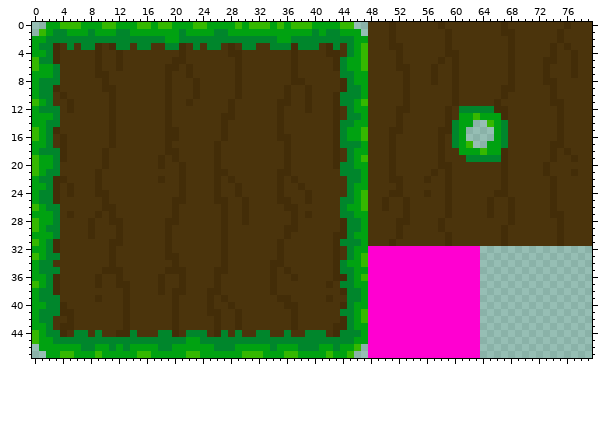
A sprite sheet gets an edit: FGJ23/Content/Files/eka_maa.png. Above is the file before it was changed.
The file is 80x48 pixels.
After:
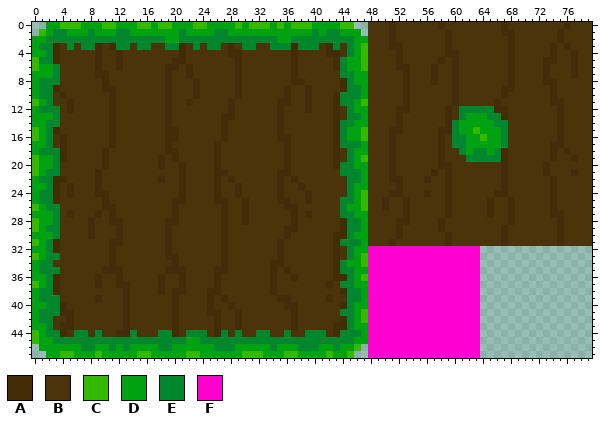
Palette (. is transparent): A #432d08  B #4b340c  C #35b800  D #00a211  E #00862c  F #ff00d1
Diff:
@@ x 59..68 @@
 12 ABEEEEEAAB
-13 ABDDCDDDAB
-14 AEDD..CDEB
-15 AED....DEB
-16 BED....DEB
-17 BEDC..DDEB
-18 BBDDDCDDAB
+13 ABEDDDEEAB
+14 AEDDDDDEEB
+15 AEDDCDDDEB
+16 BEEDDCDDEB
+17 BEEDDDDDEB
+18 BBEDEEDEAB
 19 BBBEEEEEAB
Changed places in both pictures, as pixel boxes (x1, y1, x2, y2):
changed: (459, 113, 501, 155)
